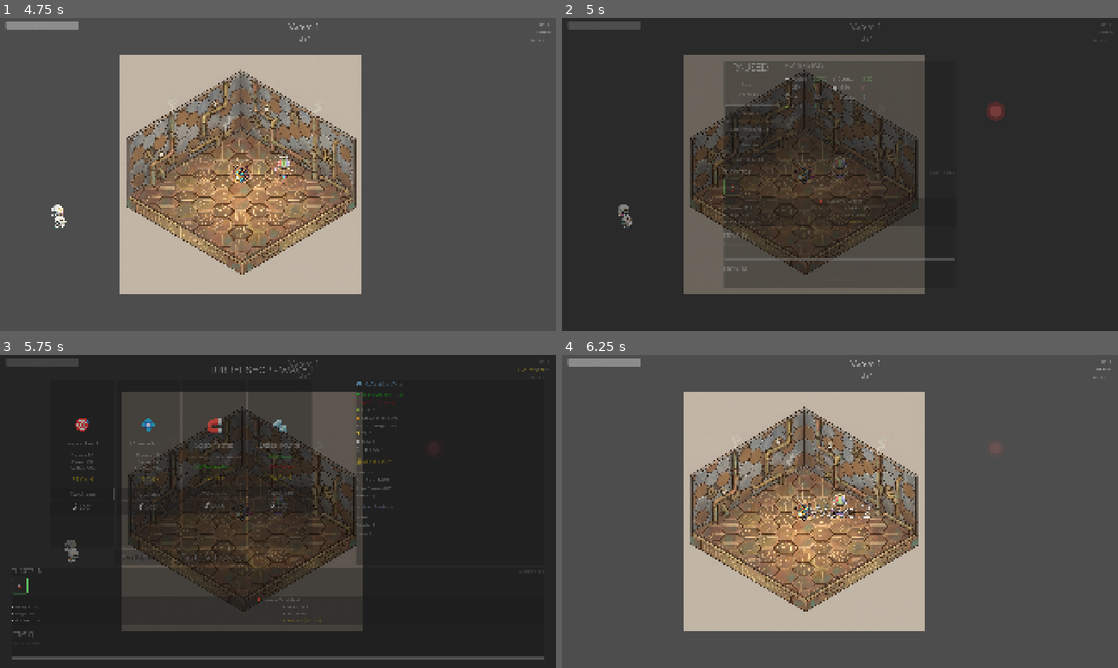
Above: before the commit, frames 1-4 (two rows, left to right).
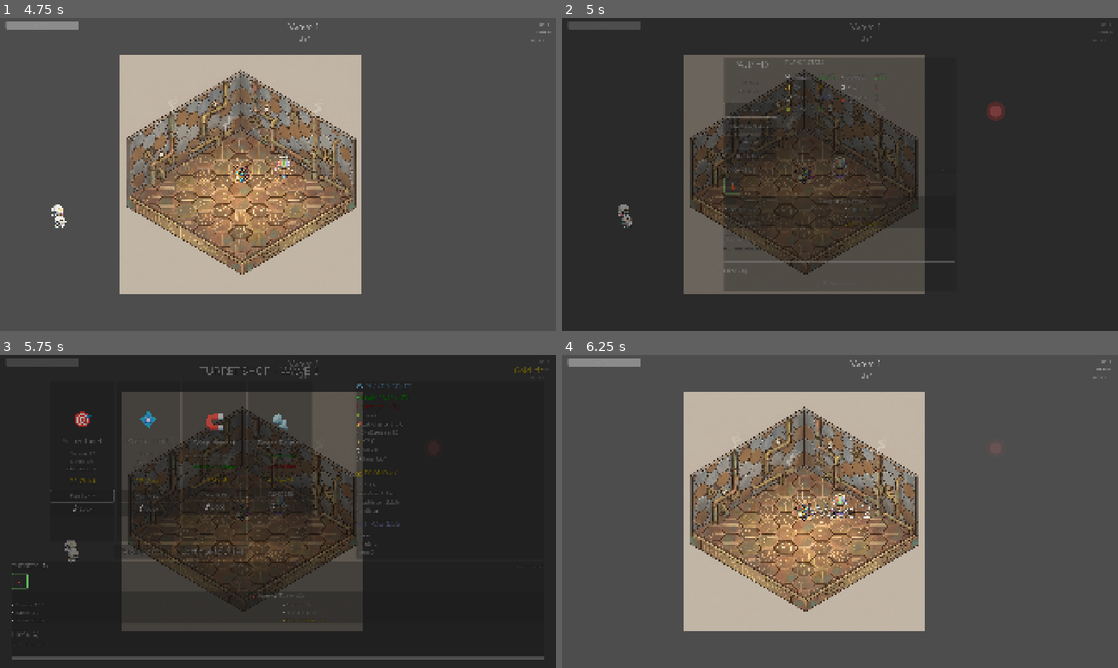
Above: after the commit, the same moments.

Repository: arebolledo2/turret-game
Game: Godot game, scene res://scenes/main.tscn
Same seed, same stepped clock (60 frames per second), same inputs: the game is played once before the commit and once after it.
Inputs (mouse positions are in pixels of both pictures, inside the frame that each line leads up to):
- Up to frame 1 (4.75 s): click "START GAME" at 0.5 s; tap Enter at 1.25 s; move the mouse to (400, 158) at 1.27 s; hold D (move_right) 1.28-2 s; tap F (pickup_turret) at 1.35 s; click (400, 158) at 1.42 s; drag from (166, 190) to (278, 174) at 2.02 s; move the mouse to (333, 105) at 2.77 s; hold D (move_right) 2.78-3.5 s; hold Shift 2.78-3.5 s; drag from (250, 237) to (300, 174) at 3.52 s; move the mouse to (444, 221) at 4.27 s; hold A (move_left) from 4.28 s (still down); tap Ctrl at 4.35 s
- Up to frame 2 (5 s): keep holding A (move_left); tap Escape (pause) at 4.9 s
- Up to frame 3 (5.75 s): release A (move_left) at 5 s; click "Skip Wave (Debug)" at 5 s
- Up to frame 4 (6.25 s): click "Continue to Wave" at 5.75 s

Frame 1 is identical in both runs. In frame 2, 2.4% of the frame differs, in the area x 29-71%, y 12-88%; in frame 3, 3.2%, in the area x 2-98%, y 3-93%; in frame 4, nothing differs.

Commit message:
style: improve UI label readability and visual consistency
Increased font sizes and added black outlines to various labels in the shop, inventory, and stats screens to improve readability against game backgrounds.

- Updated `shop_screen.gd` with larger header fonts and outlines.
- Refactored `inventory_panel.gd` to include a helper function for consistent label styling (outlines and sizing).
- Increased font sizes in `stats_panel.gd` for player statistics and headers.
- Enhanced visual feedback for empty inventory states.

Diff:
--- a/scripts/shop_screen.gd
+++ b/scripts/shop_screen.gd
@@ -62,9 +62,15 @@
 
 	# Apply fonts to header elements
 	title_label.add_theme_font_override("font", MAIN_FONT)
-	title_label.add_theme_font_size_override("font_size", 32)
+	title_label.add_theme_font_size_override("font_size", 36)
+	title_label.add_theme_color_override("font_outline_color", Color.BLACK)
+	title_label.add_theme_constant_override("outline_size", 6)
+
 	gold_label.add_theme_font_override("font", MAIN_FONT)
-	gold_label.add_theme_font_size_override("font_size", 24)
+	gold_label.add_theme_font_size_override("font_size", 28)
+	gold_label.add_theme_color_override("font_outline_color", Color.BLACK)
+	gold_label.add_theme_constant_override("outline_size", 4)
+
 	reroll_button.add_theme_font_override("font", MAIN_FONT)
 	reroll_button.add_theme_font_size_override("font_size", 24)
 	reroll_button.add_theme_constant_override("outline_size", 6)
--- a/scripts/ui/components/inventory_panel.gd
+++ b/scripts/ui/components/inventory_panel.gd
@@ -43,7 +43,28 @@
 
 
 func _ready() -> void:
-	pass
+	_setup_styles()
+
+
+func _setup_styles() -> void:
+	# Apply improved readability styles to all static labels
+	_improve_label_readability(turrets_title, 22)
+	_improve_label_readability(turrets_hint, 14)
+
+	_improve_label_readability(turret_name_label, 20)
+	_improve_label_readability(turret_damage_label, 16)
+	_improve_label_readability(turret_range_label, 16)
+	_improve_label_readability(turret_fire_rate_label, 16)
+	_improve_label_readability(turret_rotation_label, 16)
+	_improve_label_readability(turret_proj_speed_label, 16)
+	_improve_label_readability(turret_dps_label, 16)
+
+	_improve_label_readability(items_title, 22)
+	_improve_label_readability(items_hint, 14)
+
+	_improve_label_readability(item_name_label, 20)
+	_improve_label_readability(item_rarity_label, 14)
+	_improve_label_readability(item_description_label, 16)
 
 
 func refresh() -> void:
@@ -176,7 +197,9 @@
 			var no_items := Label.new()
 			no_items.text = "No items collected"
 			no_items.add_theme_font_override("font", MAIN_FONT)
-			no_items.add_theme_font_size_override("font_size", 12)
+			no_items.add_theme_font_size_override("font_size", 16)
+			no_items.add_theme_color_override("font_color", Color(0.7, 0.7, 0.7, 1)) # Lighten gray
+			_improve_label_readability(no_items, 16) # Apply outline
 			no_items.add_theme_color_override("font_color", Color(0.5, 0.5, 0.5, 1))
 			items_hbox.add_child(no_items)
 			return
@@ -211,3 +234,14 @@
 	}
 	BuildDisplayUIScript.update_item_details(nodes, item_id)
 	item_selected.emit(item_id)
+
+
+func _improve_label_readability(label: Label, font_size_override: int = 0) -> void:
+	if not label:
+		return
+
+	label.add_theme_color_override("font_outline_color", Color.BLACK)
+	label.add_theme_constant_override("outline_size", 4)
+
+	if font_size_override > 0:
+		label.add_theme_font_size_override("font_size", font_size_override)
--- a/scripts/ui/components/stats_panel.gd
+++ b/scripts/ui/components/stats_panel.gd
@@ -41,7 +41,7 @@
 		child.queue_free()
 
 	# Section header
-	var header := _create_label("🎮 PLAYER STATS", 20, Color(0.5, 0.8, 1.0))
+	var header := _create_label("🎮 PLAYER STATS", 24, Color(0.5, 0.8, 1.0))
 	player_section.add_child(header)
 
 	# Get modified values
@@ -55,7 +55,7 @@
 	if is_instance_valid(_player):
 		health_current = int(_player.current_health)
 
-	var health_label := _create_label("❤ Health: %d/%d" % [health_current, health_max], 16)
+	var health_label := _create_label("❤ Health: %d/%d" % [health_current, health_max], 18)
 	if not is_equal_approx(modified_max_health, BASE_MAX_HEALTH):
 		var diff := modified_max_health - BASE_MAX_HEALTH
 		health_label.text += " (+%d)" % int(diff)
@@ -65,41 +65,41 @@
 	# Health Regen (only show if > 0)
 	var health_regen := PlayerStatsService.get_player_health_regen()
 	if health_regen > 0:
-		player_section.add_child(_create_label("💚 Regen: +%d" % health_regen, 16, Color.GREEN))
+		player_section.add_child(_create_label("💚 Regen: +%d" % health_regen, 18, Color.GREEN))
 
 	# Speed
 	var speed_stat := BuildDisplayUIScript.format_stat_with_modifier("⚡ Speed", BASE_SPEED, modified_speed, "%.0f", true)
-	var speed_label := _create_label(speed_stat["text"], 16, speed_stat["color"])
+	var speed_label := _create_label(speed_stat["text"], 18, speed_stat["color"])
 	player_section.add_child(speed_label)
 
 	# Luck
 	var luck := PlayerStatsService.get_player_luck_display()
-	player_section.add_child(_create_label("🍀 Luck: %d" % luck, 16))
+	player_section.add_child(_create_label("🍀 Luck: %d" % luck, 18))
 
 	# Crit Chance
 	var base_crit_chance := GameConstants.PLAYER_BASE_CRIT_CHANCE * 100.0
 	var modified_crit_chance := PlayerStatsService.get_player_crit_chance() * 100.0
 	var crit_chance_stat := BuildDisplayUIScript.format_stat_with_modifier("💥 Crit Chance", base_crit_chance, modified_crit_chance, "%.1f%%", true)
-	var crit_chance_label := _create_label(crit_chance_stat["text"], 16, crit_chance_stat["color"])
+	var crit_chance_label := _create_label(crit_chance_stat["text"], 18, crit_chance_stat["color"])
 	player_section.add_child(crit_chance_label)
 
 	# Crit Multiplier
 	var base_crit_mult := GameConstants.PLAYER_BASE_CRIT_MULTIPLIER
 	var modified_crit_mult := PlayerStatsService.get_player_crit_multiplier()
 	var crit_mult_stat := BuildDisplayUIScript.format_stat_with_modifier("⚡ Crit Damage", base_crit_mult, modified_crit_mult, "%.1fx", true)
-	var crit_mult_label := _create_label(crit_mult_stat["text"], 16, crit_mult_stat["color"])
+	var crit_mult_label := _create_label(crit_mult_stat["text"], 18, crit_mult_stat["color"])
 	player_section.add_child(crit_mult_label)
 
 	# XP
-	player_section.add_child(_create_label("✨ XP: %d" % GameStateService.total_xp, 16))
+	player_section.add_child(_create_label("✨ XP: %d" % GameStateService.total_xp, 18))
 
 	# Kills
-	player_section.add_child(_create_label("💀 Kills: %d" % GameStateService.total_kills, 16))
+	player_section.add_child(_create_label("💀 Kills: %d" % GameStateService.total_kills, 18))
 
 	# Time
 	var minutes := int(GameStateService.time_survived) / 60
 	var seconds := int(GameStateService.time_survived) % 60
-	player_section.add_child(_create_label("⏱ Time: %d:%02d" % [minutes, seconds], 16))
+	player_section.add_child(_create_label("⏱ Time: %d:%02d" % [minutes, seconds], 18))
 
 
 func _update_economy_stats() -> void:
@@ -111,39 +111,39 @@
 		child.queue_free()
 
 	# Section header
-	economy_section.add_child(_create_label("💰 ECONOMY", 20, Color(1, 0.84, 0, 1)))
+	economy_section.add_child(_create_label("💰 ECONOMY", 24, Color(1, 0.84, 0, 1)))
 
 	# Current Gold
-	economy_section.add_child(_create_label("Gold: %d" % EconomyService.total_gold, 16))
+	economy_section.add_child(_create_label("Gold: %d" % EconomyService.total_gold, 18))
 
 	# Gold Earn Multiplier
 	var gold_mult := ItemTrackingService.get_gold_earn_multiplier()
 	var gold_stat := BuildDisplayUIScript.format_stat_with_modifier("Earn Rate", 100.0, gold_mult * 100.0, "%.0f%%", true)
-	economy_section.add_child(_create_label(gold_stat["text"], 16, gold_stat["color"]))
+	economy_section.add_child(_create_label(gold_stat["text"], 18, gold_stat["color"]))
 
 	# Shop Prices
 	var price_mult := ItemTrackingService.get_shop_price_multiplier()
 	var price_stat := BuildDisplayUIScript.format_stat_with_modifier("Shop Prices", 100.0, price_mult * 100.0, "%.0f%%", false)
-	economy_section.add_child(_create_label(price_stat["text"], 16, price_stat["color"]))
+	economy_section.add_child(_create_label(price_stat["text"], 18, price_stat["color"]))
 
 	# Reroll Cost
 	var reroll_cost: int = shop_manager.get_reroll_cost() if shop_manager else 0
-	economy_section.add_child(_create_label("Reroll: %dg" % reroll_cost, 16))
+	economy_section.add_child(_create_label("Reroll: %dg" % reroll_cost, 18))
 
 	# Separator
 	economy_section.add_child(HSeparator.new())
 
 	# Progress header
-	economy_section.add_child(_create_label("📊 PROGRESS", 20, Color(0.7, 0.7, 1, 1)))
+	economy_section.add_child(_create_label("📊 PROGRESS", 24, Color(0.7, 0.7, 1, 1)))
 
 	# Wave
-	economy_section.add_child(_create_label("Wave: %d" % GameStateService.current_wave, 16))
+	economy_section.add_child(_create_label("Wave: %d" % GameStateService.current_wave, 18))
 
 	# Turrets Owned
-	economy_section.add_child(_create_label("Turrets: %d" % TurretStatsService.get_total_turret_count(), 16))
+	economy_section.add_child(_create_label("Turrets: %d" % TurretStatsService.get_total_turret_count(), 18))
 
 	# Items Collected
-	economy_section.add_child(_create_label("Items: %d" % ItemTrackingService.collected_items.size(), 16))
+	economy_section.add_child(_create_label("Items: %d" % ItemTrackingService.collected_items.size(), 18))
 
 
 func _create_label(text: String, font_size: int, color: Color = Color.WHITE) -> Label:
@@ -153,4 +153,9 @@
 	label.add_theme_font_size_override("font_size", font_size)
 	if color != Color.WHITE:
 		label.add_theme_color_override("font_color", color)
+
+	# Add outline for better readability
+	label.add_theme_color_override("font_outline_color", Color.BLACK)
+	label.add_theme_constant_override("outline_size", 4)
+
 	return label
--- a/scripts/ui/pause_menu.gd
+++ b/scripts/ui/pause_menu.gd
@@ -20,8 +20,8 @@
 # Base values at 1080p
 const BASE_PANEL_WIDTH: float = 850.0
 const BASE_PANEL_HEIGHT: float = 650.0
-const BASE_TITLE_FONT: int = 28
-const BASE_LABEL_FONT: int = 18
+const BASE_TITLE_FONT: int = 32
+const BASE_LABEL_FONT: int = 22
 const BASE_BUTTON_HEIGHT: float = 46.0
 
 
@@ -44,9 +44,13 @@
 	# Register fonts
 	if level_label:
 		level_label.add_theme_font_override("font", MAIN_FONT)
+		level_label.add_theme_color_override("font_outline_color", Color.BLACK)
+		level_label.add_theme_constant_override("outline_size", 4)
 		register_font(level_label, BASE_LABEL_FONT)
 	if wave_label:
 		wave_label.add_theme_font_override("font", MAIN_FONT)
+		wave_label.add_theme_color_override("font_outline_color", Color.BLACK)
+		wave_label.add_theme_constant_override("outline_size", 4)
 		register_font(wave_label, BASE_LABEL_FONT)
 	if resume_button:
 		resume_button.add_theme_font_override("font", MAIN_FONT)
@@ -124,6 +128,9 @@
 			if child is Label:
 				child.add_theme_font_override("font", MAIN_FONT)
 				child.add_theme_font_size_override("font_size", UIScaler.scale(BASE_LABEL_FONT))
+				# Add outline
+				child.add_theme_color_override("font_outline_color", Color.BLACK)
+				child.add_theme_constant_override("outline_size", 4)
 
 		if stats_grid.has_node("HealthValue"):
 			stats_grid.get_node("HealthValue").text = "%d/%d" % [_player.current_health, _player.max_health]
--- a/scripts/ui/shop/shop_offers_panel.gd
+++ b/scripts/ui/shop/shop_offers_panel.gd
@@ -71,8 +71,10 @@
 	price_label.text = "%d Gold" % offer["price"]
 	price_label.horizontal_alignment = HORIZONTAL_ALIGNMENT_CENTER
 	price_label.add_theme_font_override("font", MAIN_FONT)
-	price_label.add_theme_font_size_override("font_size", 20)
+	price_label.add_theme_font_size_override("font_size", 24)
 	price_label.add_theme_color_override("font_color", Color.GOLD)
+	price_label.add_theme_color_override("font_outline_color", Color.BLACK)
+	price_label.add_theme_constant_override("outline_size", 4)
 	vbox.add_child(price_label)
 
 	# Button container (vertical layout for gamepad navigation)
@@ -134,7 +136,7 @@
 	icon.text = turret_config["icon"]
 	icon.horizontal_alignment = HORIZONTAL_ALIGNMENT_CENTER
 	icon.add_theme_font_override("font", MAIN_FONT)
-	icon.add_theme_font_size_override("font_size", 56)
+	icon.add_theme_font_size_override("font_size", 64)
 	container.add_child(icon)
 
 	# Name
@@ -142,7 +144,9 @@
 	name_label.text = turret_config["name"]
 	name_label.horizontal_alignment = HORIZONTAL_ALIGNMENT_CENTER
 	name_label.add_theme_font_override("font", MAIN_FONT)
-	name_label.add_theme_font_size_override("font_size", 20)
+	name_label.add_theme_font_size_override("font_size", 24)
+	name_label.add_theme_color_override("font_outline_color", Color.BLACK)
+	name_label.add_theme_constant_override("outline_size", 4)
 	container.add_child(name_label)
 
 	# Stats
@@ -154,7 +158,9 @@
 	]
 	stats_label.horizontal_alignment = HORIZONTAL_ALIGNMENT_CENTER
 	stats_label.add_theme_font_override("font", MAIN_FONT)
-	stats_label.add_theme_font_size_override("font_size", 14)
+	stats_label.add_theme_font_size_override("font_size", 16)
+	stats_label.add_theme_color_override("font_outline_color", Color.BLACK)
+	stats_label.add_theme_constant_override("outline_size", 4)
 	container.add_child(stats_label)
 
 
@@ -167,7 +173,7 @@
 	icon_label.text = item_data["icon"]
 	icon_label.horizontal_alignment = HORIZONTAL_ALIGNMENT_CENTER
 	icon_label.add_theme_font_override("font", MAIN_FONT)
-	icon_label.add_theme_font_size_override("font_size", 56)
+	icon_label.add_theme_font_size_override("font_size", 64)
 	container.add_child(icon_label)
 
 	# Name with rarity color
@@ -175,8 +181,10 @@
 	name_label.text = item_data["name"]
 	name_label.horizontal_alignment = HORIZONTAL_ALIGNMENT_CENTER
 	name_label.add_theme_font_override("font", MAIN_FONT)
-	name_label.add_theme_font_size_override("font_size", 22)
+	name_label.add_theme_font_size_override("font_size", 24)
 	name_label.add_theme_color_override("font_color", ItemRegistry.get_rarity_color(item_data["rarity"]))
+	name_label.add_theme_color_override("font_outline_color", Color.BLACK)
+	name_label.add_theme_constant_override("outline_size", 4)
 	container.add_child(name_label)
 
 	# Description (only if it has unique effects)
@@ -186,7 +194,9 @@
 		desc_label.horizontal_alignment = HORIZONTAL_ALIGNMENT_CENTER
 		desc_label.autowrap_mode = TextServer.AUTOWRAP_WORD
 		desc_label.add_theme_font_override("font", MAIN_FONT)
-		desc_label.add_theme_font_size_override("font_size", 14)
+		desc_label.add_theme_font_size_override("font_size", 16)
+		desc_label.add_theme_color_override("font_outline_color", Color.BLACK)
+		desc_label.add_theme_constant_override("outline_size", 4)
 		container.add_child(desc_label)
 
 	# Modifiers display
@@ -195,7 +205,9 @@
 		mod_label.text = _format_modifier(modifier)
 		mod_label.horizontal_alignment = HORIZONTAL_ALIGNMENT_CENTER
 		mod_label.add_theme_font_override("font", MAIN_FONT)
-		mod_label.add_theme_font_size_override("font_size", 13)
+		mod_label.add_theme_font_size_override("font_size", 15)
+		mod_label.add_theme_color_override("font_outline_color", Color.BLACK)
+		mod_label.add_theme_constant_override("outline_size", 4)
 
 		var is_benefit = (modifier["operation"] == "multiply" and modifier["value"] > 1.0) or \
 						  (modifier["operation"] == "add" and modifier["value"] > 0.0)
